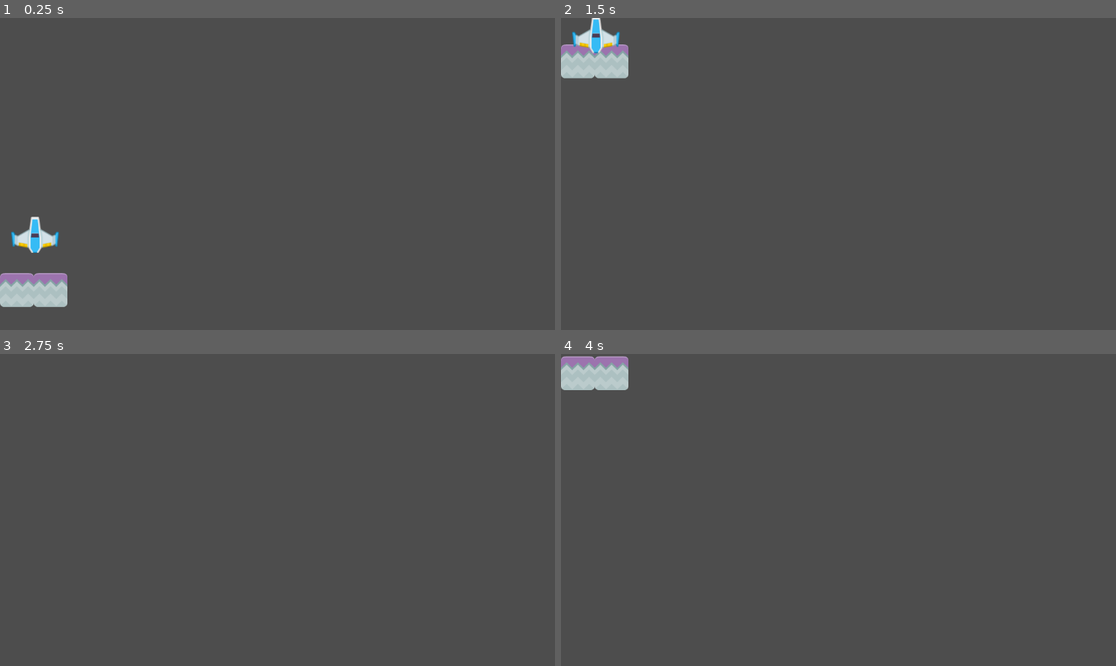
Above: before the commit, frames 1-4 (two rows, left to right).
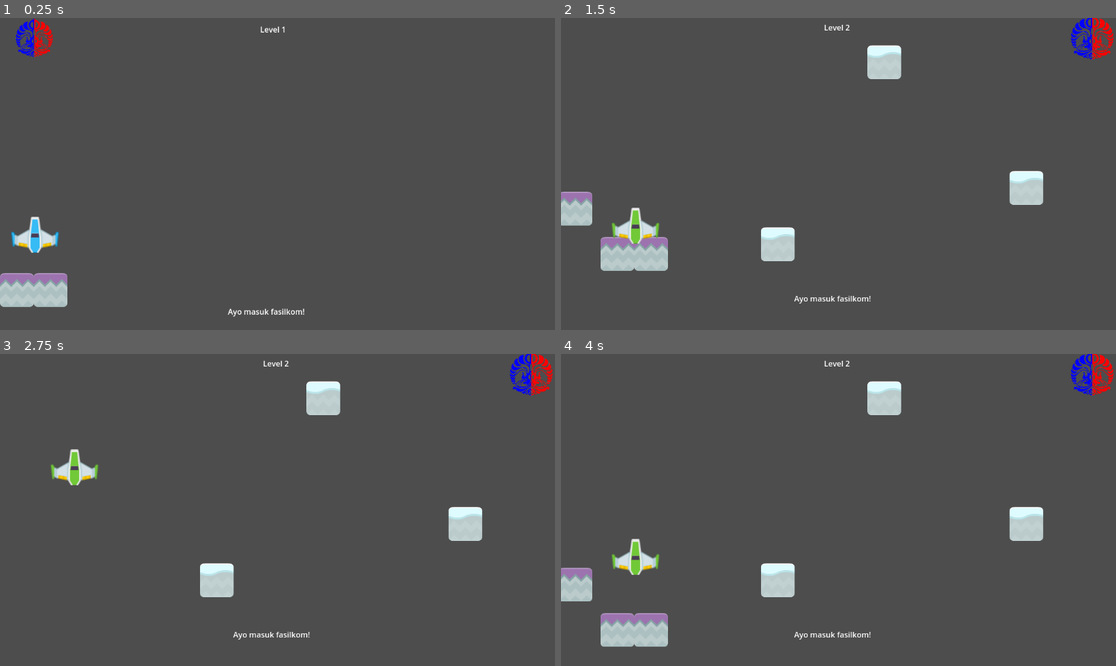
Above: after the commit, the same moments.

Repository: narendradzulqarnain/gemdev-tutorial2
Game: Godot game, scene res://scenes/MainLevel.tscn
Same seed, same stepped clock (60 frames per second), same inputs: the game is played once before the commit and once after it.
Inputs:
- Up to frame 1 (0.25 s): no input
- Up to frame 2 (1.5 s): hold Up (move_up) from 0.53 s (still down)
- Up to frame 3 (2.75 s): release Up (move_up) at 2.03 s; hold Left (move_left) from 2.03 s (still down)
- Up to frame 4 (4 s): release Left (move_left) at 3.53 s; hold Down (move_down) from 3.53 s (still down)

The runs differ from the first frame. In frame 1, 0.6% of the frame differs, in the area x 2-55%, y 0-96%; in frame 2, 6.8%, in the area x 0-100%, y 0-92%; in frame 3, 3.2%; in frame 4, 6.4%.

Commit message:
tutorial2

Diff:
--- /dev/null
+++ b/scenes/FallArea.gd
@@ -0,0 +1,7 @@
+extends Area2D
+
+# Dipanggil saat pesawat memasuki area jatuh
+func _on_body_entered(body: RigidBody2D):
+	print("jatoh")
+	if body.name == "BlueShip" or body.name == "GreenShip":
+		get_tree().reload_current_scene()
--- a/scenes/MainLevel.tscn
+++ b/scenes/MainLevel.tscn
@@ -1,12 +1,13 @@
-[gd_scene load_steps=6 format=3 uid="uid://cdoksexcakmop"]
+[gd_scene load_steps=7 format=3 uid="uid://cdoksexcakmop"]
 
 [ext_resource type="PackedScene" uid="uid://y5a4e3ajuy2r" path="res://scenes/StonePlatform.tscn" id="1"]
 [ext_resource type="PackedScene" uid="uid://datfp8kxjrjg" path="res://scenes/BlueShip.tscn" id="2"]
 [ext_resource type="Script" path="res://scenes/PlatformBlue.gd" id="3"]
 [ext_resource type="Script" path="res://scenes/ObjectiveArea.gd" id="4"]
+[ext_resource type="Texture2D" uid="uid://dh610bbucs6rh" path="res://assets/fasilkom.png" id="5_xsayg"]
 
-[sub_resource type="RectangleShape2D" id="1"]
-size = Vector2(138.75, 79)
+[sub_resource type="CircleShape2D" id="CircleShape2D_wriub"]
+radius = 41.375
 
 [node name="MainLevel" type="Node"]
 
@@ -28,6 +29,26 @@
 
 [node name="CollisionShape2D" type="CollisionShape2D" parent="ObjectiveArea"]
 position = Vector2(70.625, 40)
-shape = SubResource("1")
+shape = SubResource("CircleShape2D_wriub")
+
+[node name="Sprite2D" type="Sprite2D" parent="ObjectiveArea/CollisionShape2D"]
+position = Vector2(0.375, 1)
+scale = Vector2(0.516667, 0.516667)
+texture = ExtResource("5_xsayg")
+
+[node name="Label" type="Label" parent="."]
+offset_left = 540.0
+offset_top = 12.0
+offset_right = 594.0
+offset_bottom = 35.0
+text = "Level 1"
+
+[node name="Label2" type="Label" parent="Label"]
+layout_mode = 0
+offset_left = -67.0
+offset_top = 586.0
+offset_right = 93.0
+offset_bottom = 609.0
+text = "Ayo masuk fasilkom!"
 
 [connection signal="body_entered" from="ObjectiveArea" to="ObjectiveArea" method="_on_ObjectiveArea_body_entered"]
--- a/scenes/ObjectiveArea.gd
+++ b/scenes/ObjectiveArea.gd
@@ -3,3 +3,7 @@
 func _on_ObjectiveArea_body_entered(body: RigidBody2D):
 	if (body.name == "BlueShip"):
 		print("Reached objective!")
+		get_tree().change_scene_to_file("res://scenes/second_level.tscn")
+	if (body.name == "GreenShip"):
+		print("Reached objective!")
+		get_tree().change_scene_to_file("res://scenes/WinScene.tscn")
--- /dev/null
+++ b/scenes/PlatformLevel2.gd
@@ -0,0 +1,22 @@
+extends Node2D
+
+@export var speed = 500.0
+
+# Called when the node enters the scene tree for the first time.
+func _ready() -> void:
+	pass # Replace with function body.
+
+
+# Called every frame. 'delta' is the elapsed time since the previous frame.
+func _process(delta: float) -> void:
+	if Input.is_action_pressed("move_up"):
+		move_local_y(-speed * delta, false)
+
+	if Input.is_action_pressed("move_down"):
+		move_local_y(speed * delta, false)
+
+	if Input.is_action_pressed("move_left"):
+		move_local_x(-speed * delta, false)
+
+	if Input.is_action_pressed("move_right"):
+		move_local_x(speed * delta, false)
--- /dev/null
+++ b/scenes/RestartArea.gd
@@ -0,0 +1,6 @@
+extends Area2D
+
+func _on_ObjectiveArea_body_entered(body: RigidBody2D):
+	if (body.name == "GreenShip"):
+		print("Reached objective!")
+		get_tree().change_scene_to_file("res://scenes/MainLevel.tscn")
--- /dev/null
+++ b/scenes/SnowPlatform.tscn
@@ -0,0 +1,14 @@
+[gd_scene load_steps=3 format=3 uid="uid://bkxnk3ymcq0sr"]
+
+[ext_resource type="Texture2D" uid="uid://cbwgix0inp3tk" path="res://assets/snow.png" id="1_t2p8n"]
+
+[sub_resource type="RectangleShape2D" id="2"]
+size = Vector2(70.8416, 70.5898)
+
+[node name="SnowPlatform" type="StaticBody2D"]
+
+[node name="Sprite2D" type="Sprite2D" parent="."]
+texture = ExtResource("1_t2p8n")
+
+[node name="CollisionShape2D" type="CollisionShape2D" parent="."]
+shape = SubResource("2")
--- /dev/null
+++ b/scenes/WinScene.tscn
@@ -0,0 +1,53 @@
+[gd_scene load_steps=8 format=3 uid="uid://dc4x61d77nwhm"]
+
+[ext_resource type="Script" path="res://scenes/PlatformBlue.gd" id="1_u2pk5"]
+[ext_resource type="PackedScene" uid="uid://y5a4e3ajuy2r" path="res://scenes/StonePlatform.tscn" id="2_12ppm"]
+[ext_resource type="PackedScene" uid="uid://datfp8kxjrjg" path="res://scenes/BlueShip.tscn" id="3_nv0rg"]
+[ext_resource type="Texture2D" uid="uid://3ruxfsvp87ub" path="res://assets/playerShip1_green.png" id="4_twvo3"]
+[ext_resource type="Script" path="res://scenes/RestartArea.gd" id="5_j73kw"]
+[ext_resource type="Texture2D" uid="uid://dh610bbucs6rh" path="res://assets/fasilkom.png" id="6_g21rp"]
+
+[sub_resource type="CircleShape2D" id="CircleShape2D_7xc8i"]
+radius = 51.0392
+
+[node name="Win" type="Node"]
+
+[node name="PlatformBlue" type="Node2D" parent="."]
+position = Vector2(549, 506.099)
+script = ExtResource("1_u2pk5")
+
+[node name="StonePlatform" parent="PlatformBlue" instance=ExtResource("2_12ppm")]
+
+[node name="StonePlatform2" parent="PlatformBlue" instance=ExtResource("2_12ppm")]
+position = Vector2(70, 0)
+
+[node name="GreenShip" parent="." instance=ExtResource("3_nv0rg")]
+position = Vector2(586.701, 363)
+lock_rotation = true
+
+[node name="Sprite2D" parent="GreenShip" index="0"]
+texture = ExtResource("4_twvo3")
+
+[node name="ObjectiveArea" type="Area2D" parent="."]
+position = Vector2(514, 77)
+script = ExtResource("5_j73kw")
+
+[node name="CollisionShape2D" type="CollisionShape2D" parent="ObjectiveArea"]
+position = Vector2(71, 42)
+shape = SubResource("CircleShape2D_7xc8i")
+
+[node name="Sprite2D" type="Sprite2D" parent="ObjectiveArea/CollisionShape2D"]
+position = Vector2(0.5, -4.01668)
+scale = Vector2(0.593333, 0.593333)
+texture = ExtResource("6_g21rp")
+
+[node name="Label" type="Label" parent="."]
+offset_left = 454.0
+offset_top = 201.0
+offset_right = 732.0
+offset_bottom = 224.0
+text = "Selamat! Anda diterima di Fasilkom!"
+
+[connection signal="body_entered" from="ObjectiveArea" to="ObjectiveArea" method="_on_ObjectiveArea_body_entered"]
+
+[editable path="GreenShip"]
--- /dev/null
+++ b/scenes/second_level.tscn
@@ -0,0 +1,95 @@
+[gd_scene load_steps=11 format=3 uid="uid://wc6i86jqdgcu"]
+
+[ext_resource type="PackedScene" uid="uid://bkxnk3ymcq0sr" path="res://scenes/SnowPlatform.tscn" id="1_bklvr"]
+[ext_resource type="Script" path="res://scenes/PlatformLevel2.gd" id="2_hi7pl"]
+[ext_resource type="PackedScene" uid="uid://y5a4e3ajuy2r" path="res://scenes/StonePlatform.tscn" id="2_lu535"]
+[ext_resource type="PackedScene" uid="uid://datfp8kxjrjg" path="res://scenes/BlueShip.tscn" id="3_7j4t0"]
+[ext_resource type="Texture2D" uid="uid://3ruxfsvp87ub" path="res://assets/playerShip1_green.png" id="4_hwx0t"]
+[ext_resource type="Script" path="res://scenes/ObjectiveArea.gd" id="5_oj4vv"]
+[ext_resource type="Texture2D" uid="uid://dh610bbucs6rh" path="res://assets/fasilkom.png" id="7_ukhc2"]
+[ext_resource type="Script" path="res://scenes/FallArea.gd" id="8_hfrnu"]
+
+[sub_resource type="CircleShape2D" id="CircleShape2D_r1iiu"]
+radius = 51.0392
+
+[sub_resource type="RectangleShape2D" id="RectangleShape2D_mjxms"]
+size = Vector2(1031.5, 20)
+
+[node name="SecondLevel" type="Node"]
+
+[node name="SnowPlatform" parent="." instance=ExtResource("1_bklvr")]
+position = Vector2(450, 470)
+
+[node name="SnowPlatform2" parent="." instance=ExtResource("1_bklvr")]
+position = Vector2(671, 92)
+
+[node name="SnowPlatform3" parent="." instance=ExtResource("1_bklvr")]
+position = Vector2(966, 353)
+
+[node name="PlatformBlue" type="Node2D" parent="."]
+position = Vector2(117, 565.099)
+script = ExtResource("2_hi7pl")
+
+[node name="StonePlatform" parent="PlatformBlue" instance=ExtResource("2_lu535")]
+
+[node name="StonePlatform2" parent="PlatformBlue" instance=ExtResource("2_lu535")]
+position = Vector2(70, 0)
+
+[node name="StonePlatform3" parent="PlatformBlue" instance=ExtResource("2_lu535")]
+position = Vector2(-87, -94)
+
+[node name="GreenShip" parent="." instance=ExtResource("3_7j4t0")]
+position = Vector2(154.701, 422)
+lock_rotation = true
+
+[node name="Sprite2D" parent="GreenShip" index="0"]
+texture = ExtResource("4_hwx0t")
+
+[node name="ObjectiveArea" type="Area2D" parent="."]
+position = Vector2(1031, 2)
+script = ExtResource("5_oj4vv")
+
+[node name="CollisionShape2D" type="CollisionShape2D" parent="ObjectiveArea"]
+position = Vector2(71, 42)
+shape = SubResource("CircleShape2D_r1iiu")
+
+[node name="Sprite2D" type="Sprite2D" parent="ObjectiveArea/CollisionShape2D"]
+position = Vector2(0.5, -4.01668)
+scale = Vector2(0.593333, 0.593333)
+texture = ExtResource("7_ukhc2")
+
+[node name="Label" type="Label" parent="."]
+offset_left = 546.0
+offset_top = 8.0
+offset_right = 600.0
+offset_bottom = 31.0
+text = "Level 2"
+
+[node name="Label2" type="Label" parent="."]
+offset_left = 484.0
+offset_top = 571.0
+offset_right = 644.0
+offset_bottom = 594.0
+text = "Ayo masuk fasilkom!"
+
+[node name="ResetArea" type="Area2D" parent="."]
+position = Vector2(9, 658)
+script = ExtResource("8_hfrnu")
+
+[node name="CollisionShape2D" type="CollisionShape2D" parent="ResetArea"]
+position = Vector2(566, 0)
+shape = SubResource("RectangleShape2D_mjxms")
+
+[node name="ResetArea2" type="Area2D" parent="."]
+position = Vector2(2, -27)
+script = ExtResource("8_hfrnu")
+
+[node name="CollisionShape2D" type="CollisionShape2D" parent="ResetArea2"]
+position = Vector2(508.25, 0)
+shape = SubResource("RectangleShape2D_mjxms")
+
+[connection signal="body_entered" from="ObjectiveArea" to="ObjectiveArea" method="_on_ObjectiveArea_body_entered"]
+[connection signal="body_entered" from="ResetArea" to="ResetArea" method="_on_body_entered"]
+[connection signal="body_entered" from="ResetArea2" to="ResetArea2" method="_on_body_entered"]
+
+[editable path="GreenShip"]
Not shown, added: README.md
